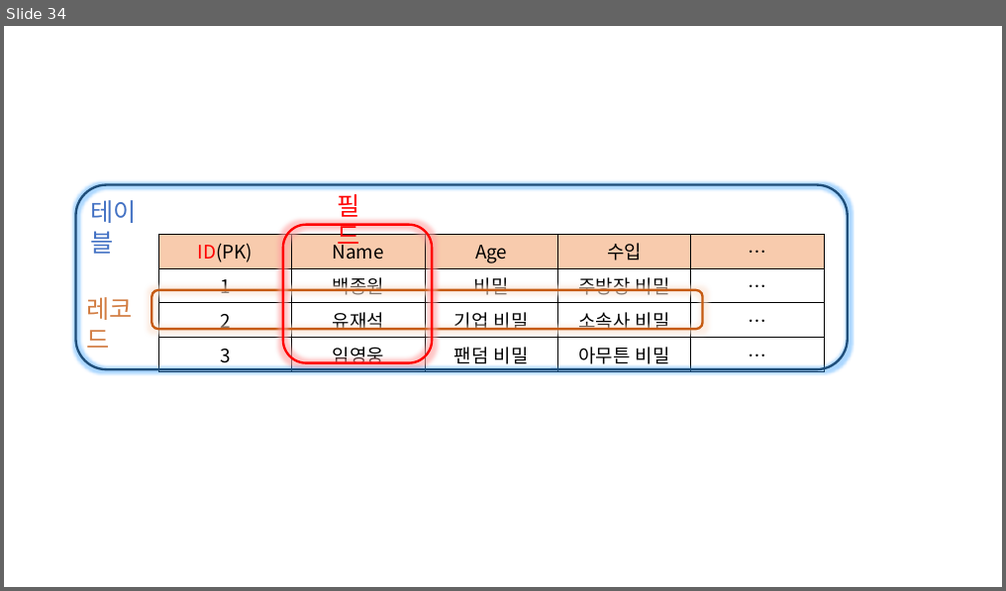
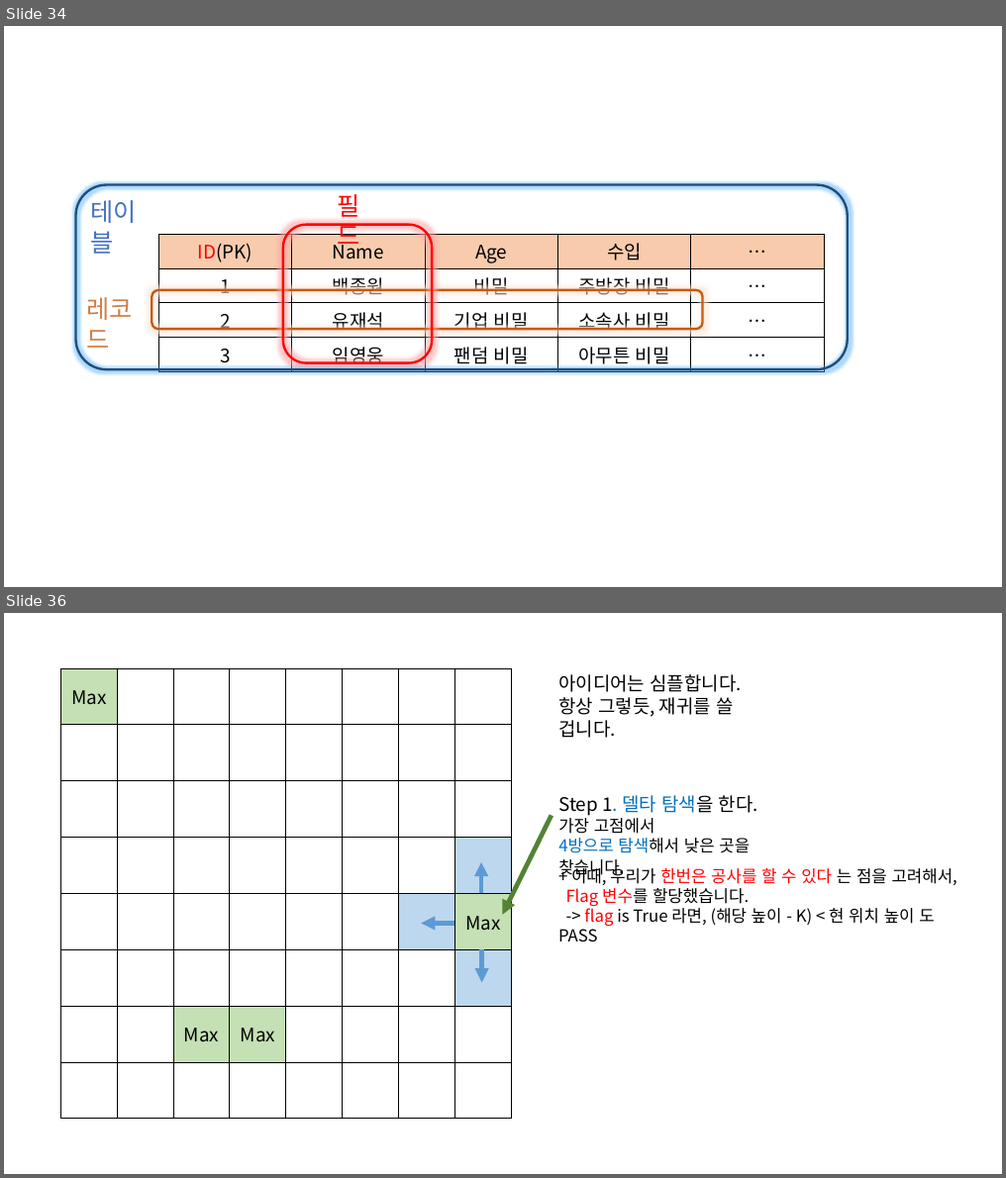
Before and after one commit to DataMarksman/TIL, a slide deck: 1.NOTE/노트필기 시각 자료 ppt.pptx. Shown one above the other, each under a label of ours: slide 34 before the commit, slides 34 and 36 after it; the slides between them are not shown. The pictures are 1006x591 and 1006x1178 pixels, drawn with LibreOffice and Linux fonts; fonts in the diff are those of the drawing. Boxes give left, top, right and bottom in pixels: in the first picture for what was removed or moved away, otherwise in the second. Text is boxed around its words. In the diff, an @@ line names an element or a change of style, - is before the commit and + after.

```diff
--- a/1.NOTE/노트필기 시각 자료 ppt.pptx
+++ b/1.NOTE/노트필기 시각 자료 ppt.pptx
@@ slide 36 added at (4, 613, 1002, 1174), background #FFFFFF @@
@@ table added at (60, 668, 510, 1119), 8 rows, 8 columns @@
+Max |  |  |  |  |  |  | 
+ |  |  |  |  |  |  | 
+ |  |  |  |  |  |  | 
+ |  |  |  |  |  |  | 
+ |  |  |  |  |  |  | Max
+ |  |  |  |  |  |  | 
+ |  | Max | Max |  |  |  | 
+ |  |  |  |  |  |  | 
@@ text added at (558, 674, 741, 738), 18 pt, text #000000 @@
+아이디어는 심플합니다.
+항상 그렇듯, 재귀를 쓸 겁니다.
@@ arrow added from (551, 815) to (503, 915), #548235 4.5 pt @@
@@ text added at (558, 795, 758, 878), 16 pt, text #000000 @@
+Step 1. 델타 탐색을 한다.
+가장 고점에서
+4방으로 탐색해서 낮은 곳을 찾습니다.
@@ arrow added from (481, 894) to (481, 862), #5B9BD5 4.5 pt @@
@@ text added at (558, 865, 957, 943), 16 pt, text #000000 @@
++ 이때, 우리가 한번은 공사를 할 수 있다 는 점을 고려해서,
+Flag 변수를 할당했습니다.
+-> flag is True 라면, (해당 높이 - K) < 현 위치 높이 도 PASS
@@ arrow added from (453, 924) to (421, 924), #5B9BD5 4.5 pt @@
@@ arrow added from (481, 950) to (481, 983), #5B9BD5 4.5 pt @@
```
Also in this commit, not shown: 2 other slides added, 1 other file.
